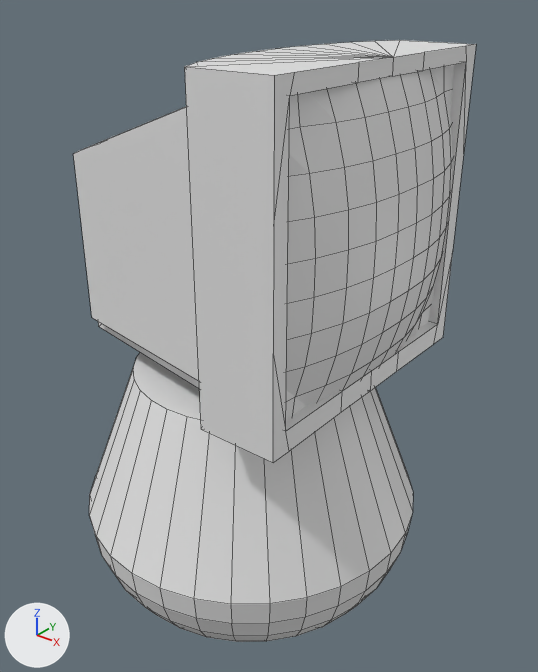
Before and after pictures for a commit that changed the Blender file Assets/Models/Blends/Player.blend.
Before and after are seen from a 50 mm camera at (2.47, -2.91, 2.57) aimed at (0.06, 0.1, 0.7). Every picture has the same lights, and +X, +Y and +Z are marked at lower left. Mesh edges are drawn as thin lines.

The first picture shows 'Base', 'Head', 'Plane'.
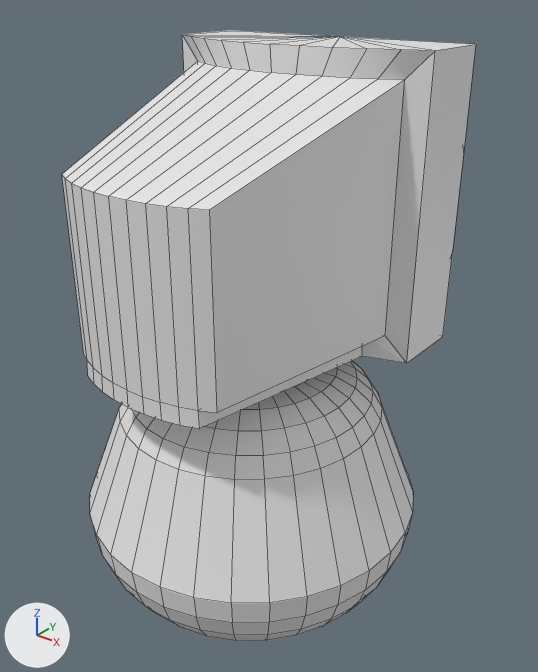
What the commit changed:
me_cylinder is used by ob_base; location (0.0, 0.0, 0.0).
me_cylinder had 288 vertices, 258 faces and spanned x -1.0..1.0, y -1.0..1.0, z -1.0..0.55.
me_cylinder now has 416 vertices, 386 faces and spans x -1.0..1.0, y -1.0..1.0, z -1.0..0.55.
Part 1, on me_cylinder:
32 vertices are removed from x -0.67..0.67, y -0.67..0.67, z 0.55.
33 faces are deleted.
160 vertices are added at x -0.77..0.77, y -0.77..0.77, z 0.29..0.55.
161 new faces join them.
Object 'Head' (ob_head) moves from (0.0, 0.0, 1.704) to (-0.003, 0.005, 1.704).
Object 'Head' (ob_head) turns from (0, 0, 0) to (0, 0, 90) degrees about x, y and z.
Object 'Plane' (ob_plane) moves from (0.739, 0.0, 1.459) to (-0.003, 0.745, 1.459).
Object 'Plane' (ob_plane) turns from (0, 90, 0) to (-90, 90, 0) degrees about x, y and z.

Location of each change, [x1, y1, x2, y2] in pixels of the pictures (538 x 672 px):
'Head', moved, turned: before [73, 40, 476, 463]; after [62, 30, 476, 429]
'Base', reshaped: before [89, 353, 413, 642]; after [90, 361, 413, 641]
'Plane', moved, turned (not visible afterwards): before [286, 65, 454, 419]
part 1 of me_cylinder, built on: before [89, 353, 412, 604]; after [90, 361, 412, 603]
